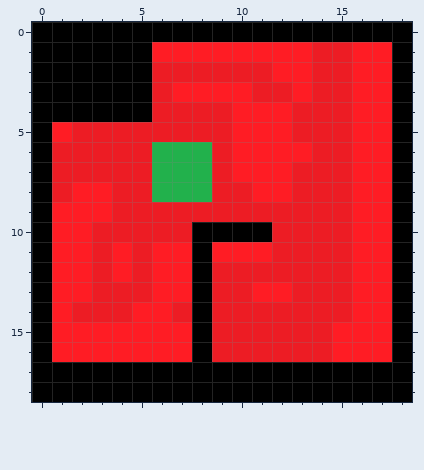
Two states of a pixel-art sprite, PacMan/Content/pacmanmap.png. The picture above is the old version.
The file is 19x19 pixels.
New version:
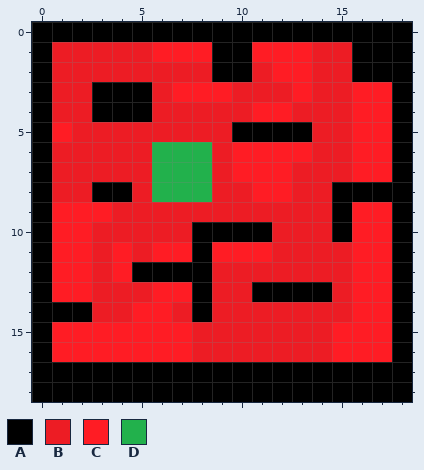
Palette (. is transparent): A #000000  B #ed1c24  C #ff1c24  D #22b14c
Edits made:
Changed rows in their new state; - is an unchanged pixel.
first column x 1:
 1 BBBBB---AA-----AA
 2 BBBBB---AA-----AA
 3 BB-------B-------
 4 BB-------B-------
 5 ---------AAAA----
 8 -BAA----------AAA
 9 --------------A--
10 --------------A--
12 ----AAA----------
13 ----------AAAA---
14 AA---------------
15 -------B---------
16 -------B---------
Where, in picture pixels (left, top, right, bottom), the same in both pictures:
changed: (52, 42, 392, 362)
